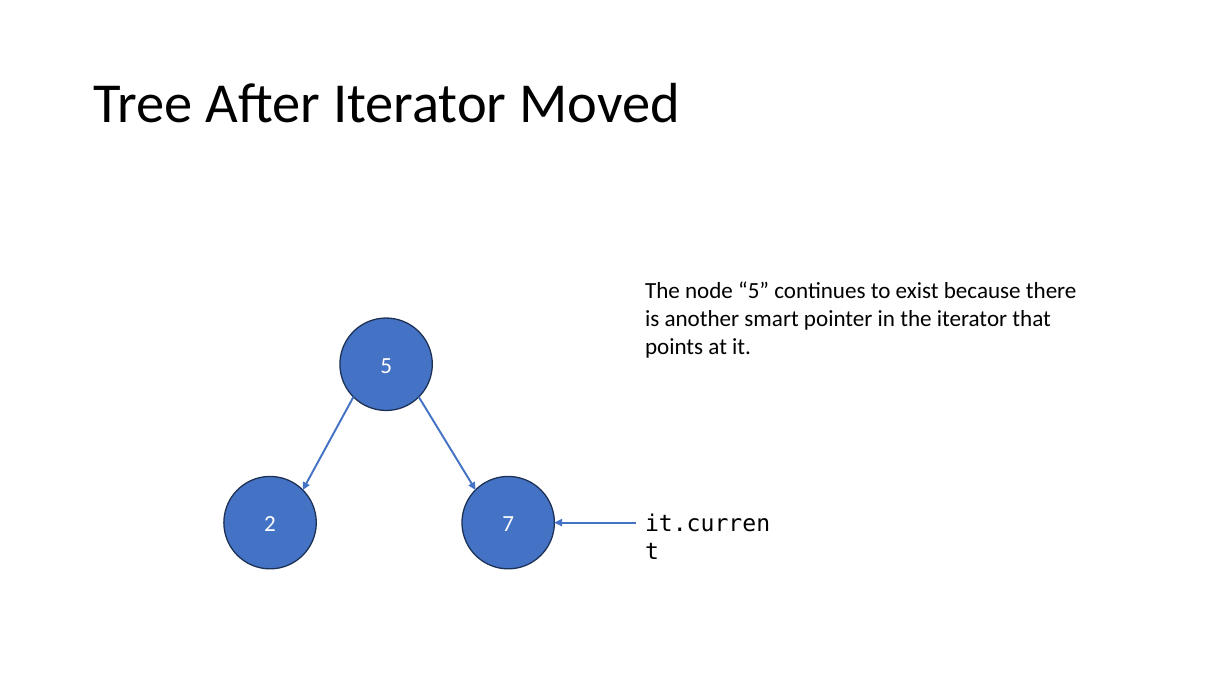
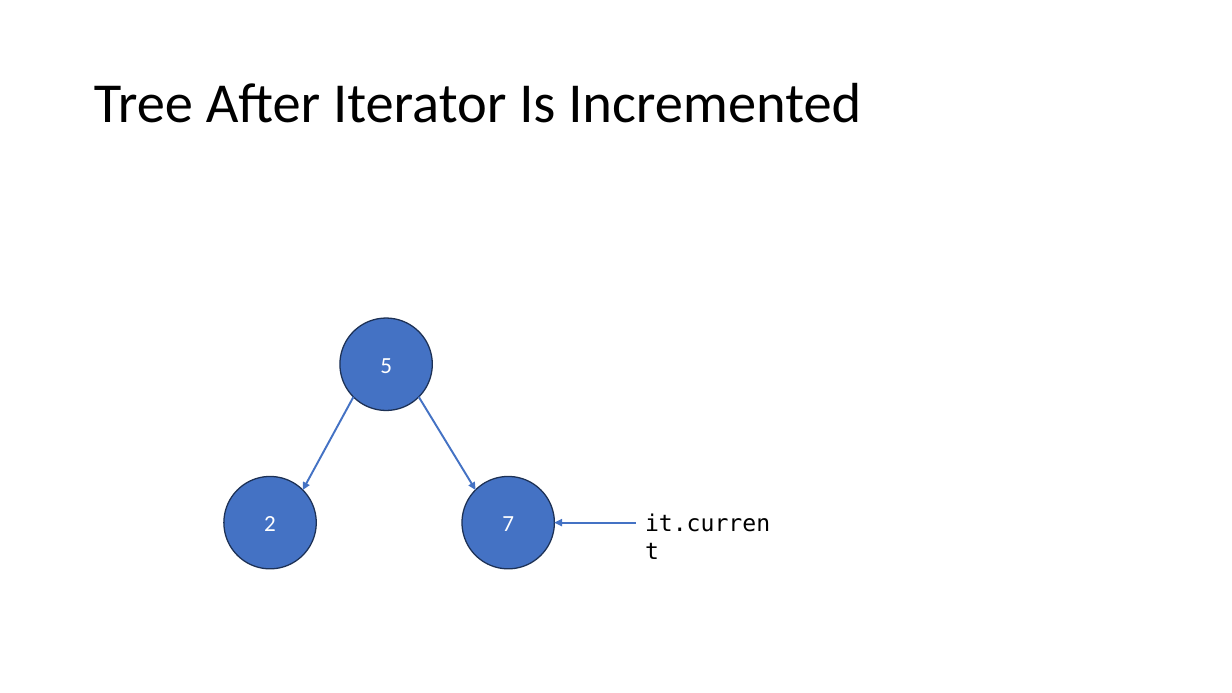
Before and after one commit to pchapin/cpp, a slide deck: slide 22 of SplayTree/SplayTrees.pptx. Drawn at 1232x693 pixels with LibreOffice and Linux fonts; fonts in the diff are those of the drawing. Boxes give left, top, right and bottom in pixels: in the first picture for what was removed or moved away, otherwise in the second. Text is boxed around its words. In the diff, an @@ line names an element or a change of style, - is before the commit and + after.

Commit message:
Minor correction to the last commit.

```diff
--- a/SplayTree/SplayTrees.pptx
+++ b/SplayTree/SplayTrees.pptx
@@ title at (94,82,861,123): text changed @@
-Tree After Iterator Moved
+Tree After Iterator Is Incremented
@@ text removed at (645,281,1077,358) @@
-The node “5” continues to exist because there
-is another smart pointer in the iterator that
-points at it.
```
